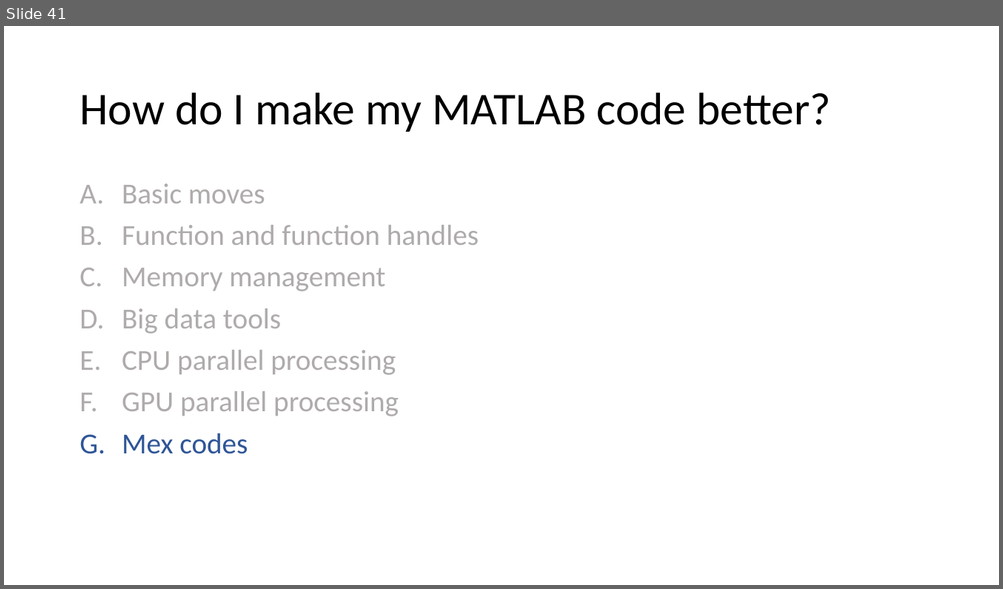
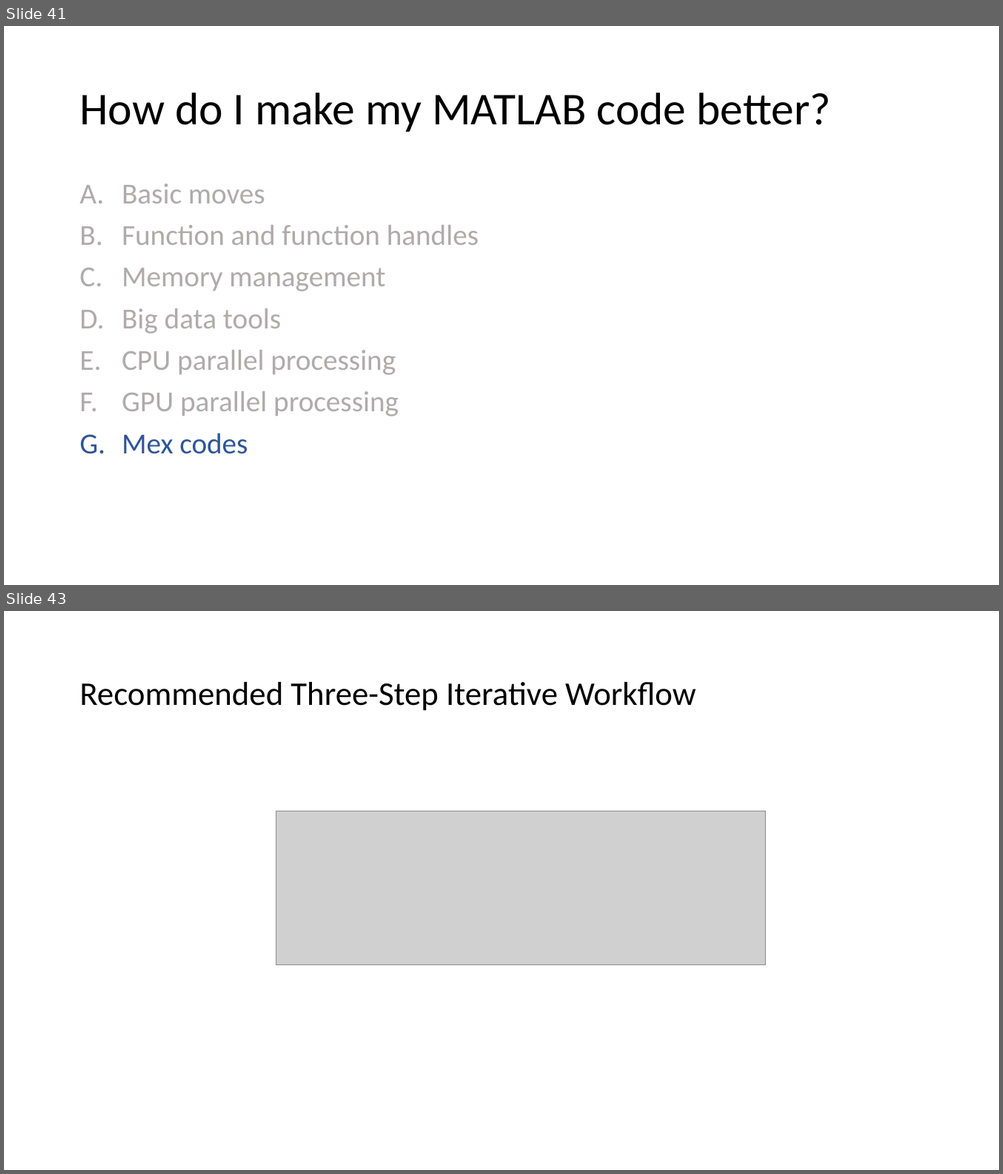
Before and after one commit to viveksgr/MATLAB_workshop, a slide deck: Advanced MATLAB Workshop.pptx. Shown one above the other, each under a label of ours: slide 41 before the commit, slides 41 and 43 after it; the slides between them are not shown. The pictures are 1003x589 and 1003x1174 pixels, drawn with LibreOffice and Linux fonts; fonts in the diff are those of the drawing; grey boxes stand for pictures. Boxes give left, top, right and bottom in pixels: in the first picture for what was removed or moved away, otherwise in the second. Text is boxed around its words. In the diff, an @@ line names an element or a change of style, - is before the commit and + after.

```diff
--- a/Advanced MATLAB Workshop.pptx
+++ b/Advanced MATLAB Workshop.pptx
@@ slide 43 added at [4, 611, 999, 1170], background #FFFFFF @@
@@ title added at [79, 682, 696, 711], 32 pt, text #000000 @@
+Recommended Three-Step Iterative Workflow
@@ picture added at [276, 811, 765, 965] @@
```
Also in this commit, not shown: 5 slides changed, 4 other slides added, 7 other files.
